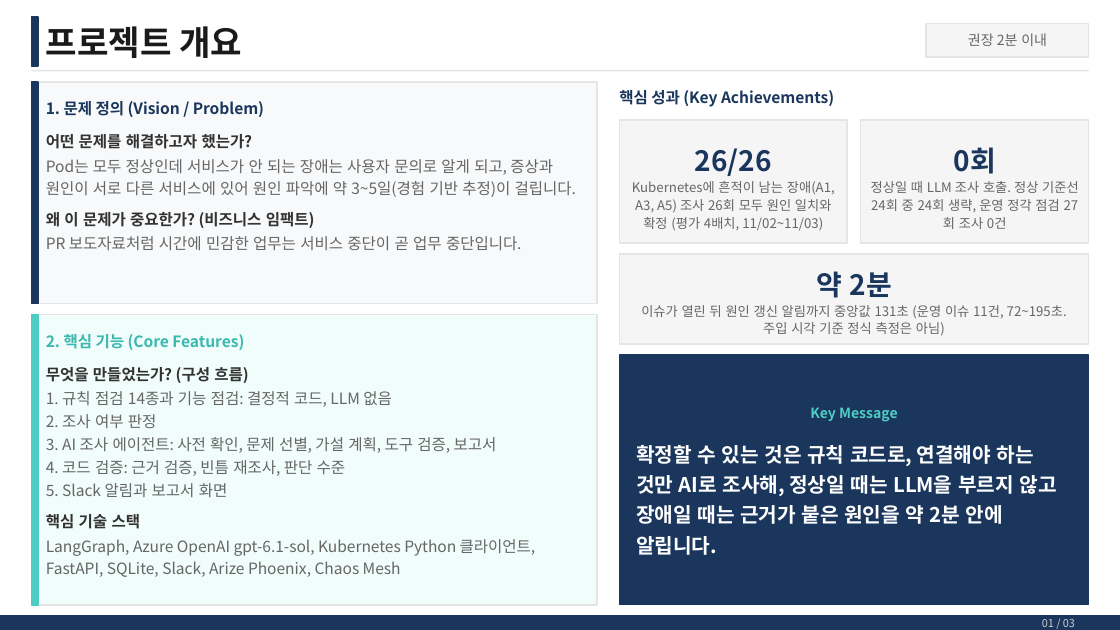
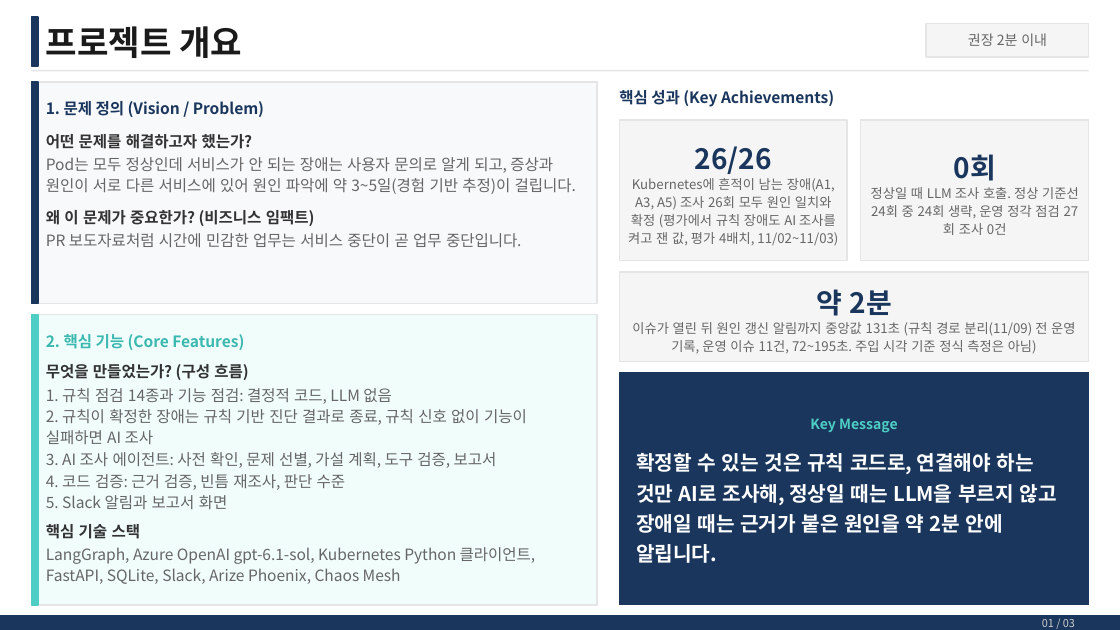
Before and after one commit to skax-jihyeryu/KubeGuardian, a slide deck: slide 2 of docs/산출물/AI_Master_Project_최종발표_멘티명_사번.pptx. Drawn at 1120x630 pixels with LibreOffice and Linux fonts; fonts in the diff are those of the drawing. Boxes give left, top, right and bottom in pixels: in the first picture for what was removed or moved away, otherwise in the second. Text is boxed around its words. In the diff, an @@ line names an element or a change of style, - is before the commit and + after.

```diff
--- a/docs/산출물/AI_Master_Project_최종발표_멘티명_사번.pptx
+++ b/docs/산출물/AI_Master_Project_최종발표_멘티명_사번.pptx
@@ rectangle: place and size @@
-rectangle at [619, 120, 848, 243]
+rectangle at [619, 120, 848, 261]
@@ rectangle: place and size @@
-rectangle at [860, 120, 1089, 243]
+rectangle at [860, 120, 1089, 261]
@@ text "0회": place and size @@
-text "0회" at [871, 147, 1079, 229]
+text "0회" at [871, 154, 1079, 235]
@@ text at [46, 157, 576, 247]: line spacing 1.18 to 1.12 @@
@@ text at [628, 178, 838, 246]: text changed @@
-Kubernetes에 흔적이 남는 장애(A1, A3, A5) 조사 26회 모두 원인 일치와 확정 (평가 4배치, 11/02~11/03)
+Kubernetes에 흔적이 남는 장애(A1, A3, A5) 조사 26회 모두 원인 일치와 확정 (평가에서 규칙 장애도 AI 조사를 켜고 잰 값, 평가 4배치, 11/02~11/03)
@@ rectangle: place and size @@
-rectangle at [619, 254, 1089, 344]
+rectangle at [619, 272, 1089, 362]
@@ text "약 2분": place and size @@
-text "약 2분" at [641, 271, 1067, 336]
+text "약 2분" at [632, 322, 1075, 353]
@@ text at [632, 322, 1075, 353]: text changed @@
-이슈가 열린 뒤 원인 갱신 알림까지 중앙값 131초 (운영 이슈 11건, 72~195초. 주입 시각 기준 정식 측정은 아님)
+이슈가 열린 뒤 원인 갱신 알림까지 중앙값 131초 (규칙 경로 분리(11/09) 전 운영 기록, 운영 이슈 11건, 72~195초. 주입 시각 기준 정식 측정은 아님)
@@ text at [46, 388, 536, 584]: line spacing 1.18 to 1.12; less space between paragraphs @@
@@ rectangle: place and size @@
-rectangle at [619, 355, 1089, 605]
+rectangle at [619, 372, 1089, 605]
@@ text at [46, 409, 527, 444]: text changed @@
-2. 조사 여부 판정
+2. 규칙이 확정한 장애는 규칙 기반 진단 결과로 종료, 규칙 신호 없이 기능이 실패하면 AI 조사
@@ text "Key Message": place and size @@
-text "Key Message" at [810, 407, 898, 422]
+text "Key Message" at [810, 418, 898, 433]
@@ text "확정할 수 있는 것은 규칙 ...": place and size @@
-text "확정할 수 있는 것은 규칙 ..." at [636, 445, 1056, 555]
+text "확정할 수 있는 것은 규칙 ..." at [636, 453, 1056, 563]
```
Also in this commit, not shown: 1 other slide changed.
